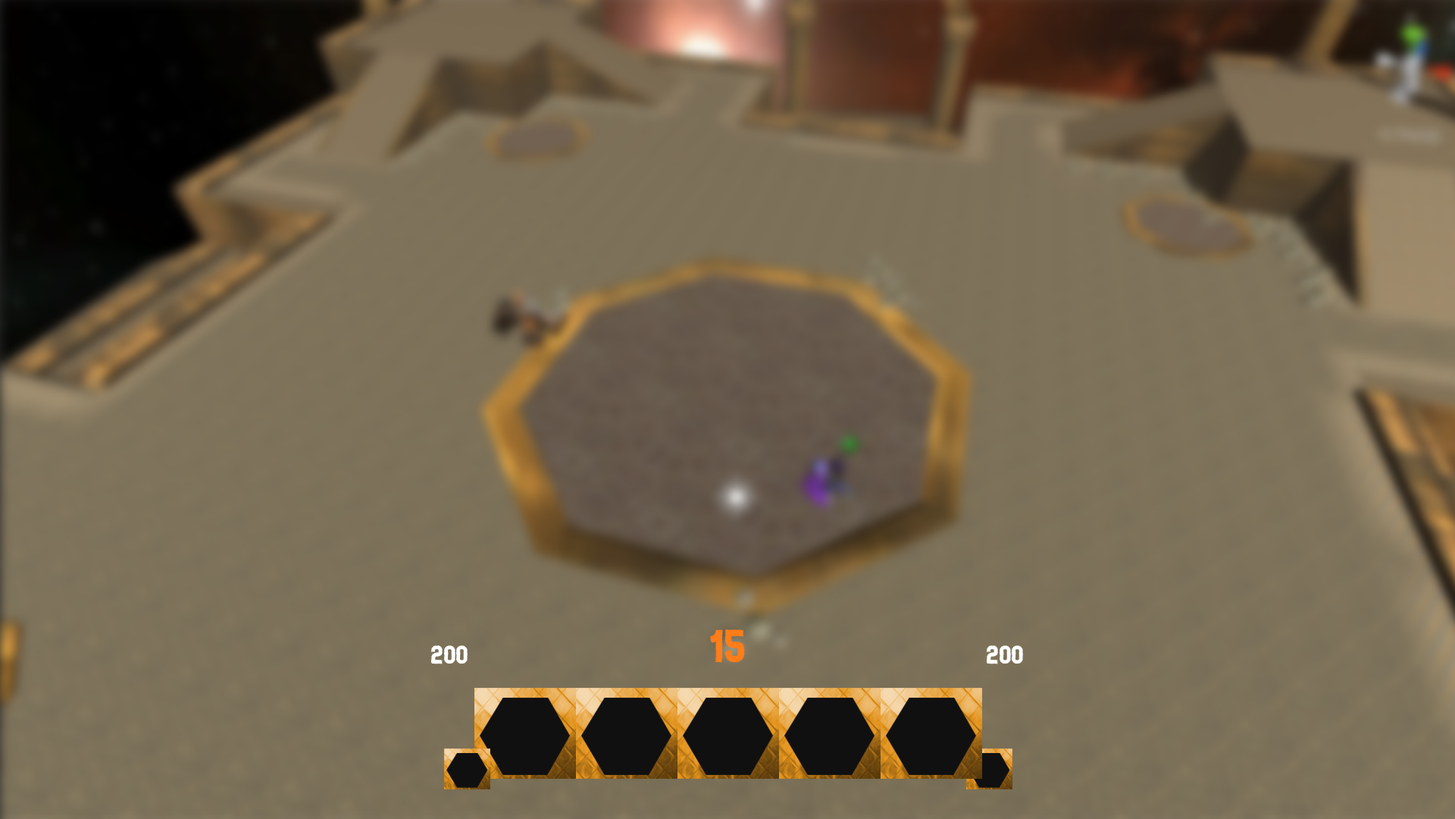
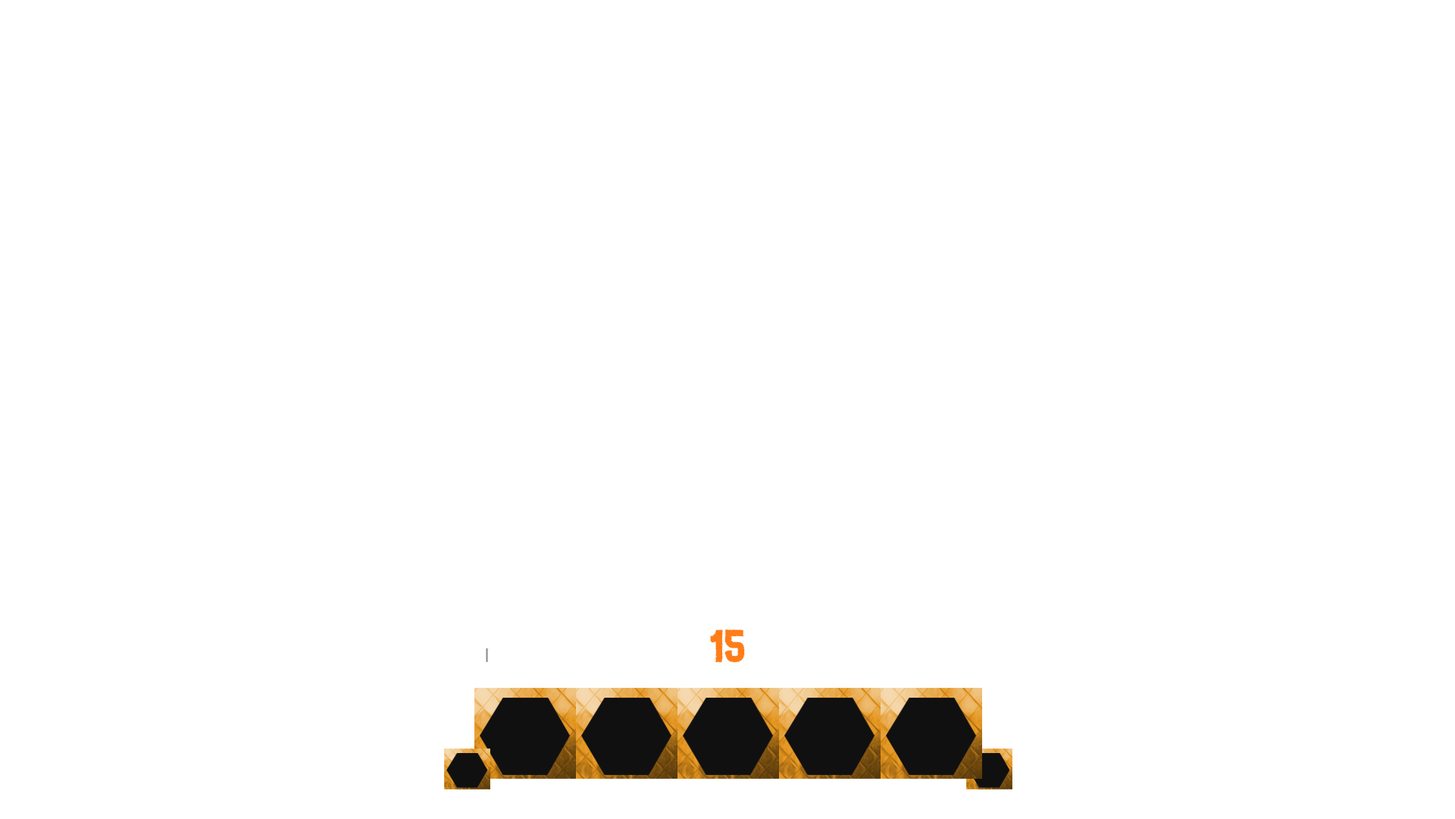
Before/after of a 1455×819 layered artwork. What changed in the layer stack:
added group "Группа 7" with 2 layers in group "Группа 5" over [485, 648, 489, 662]
added layer "Слой 11" (47%) in group "Группа 7" over [485, 648, 489, 662]
hid "Слой 10" over [0, 0, 1455, 819]
